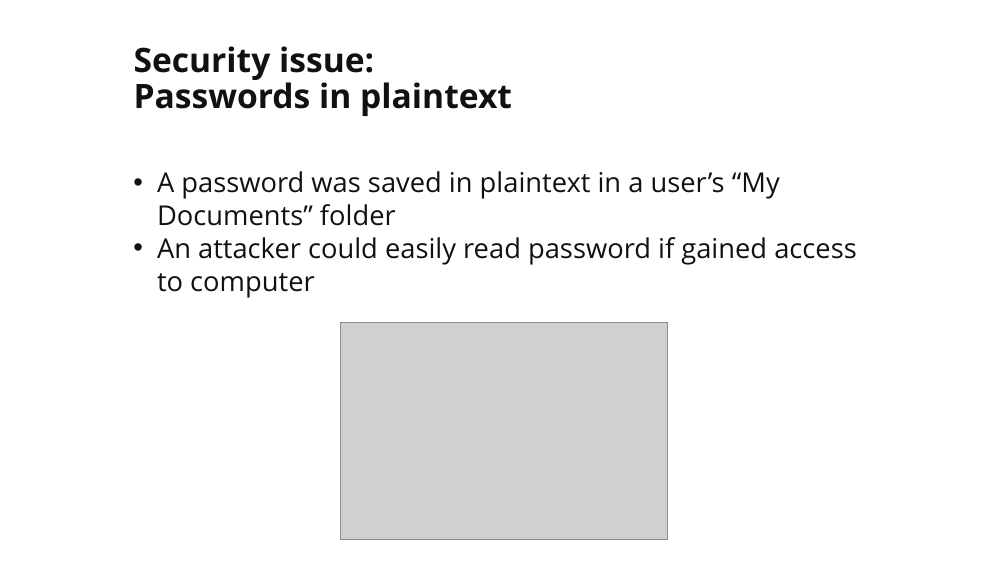
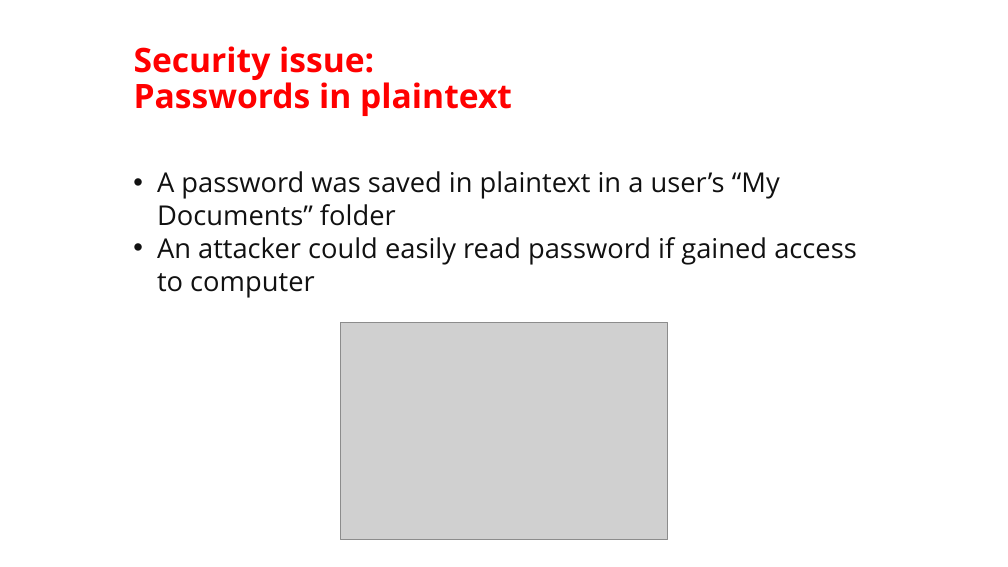
Before and after one commit to martymcflywa/ecu, a slide deck: slide 21 of year_1/sem_2/CSI1101_computer_security/0b_assignment_2_[22MAY15_0900]/dev/CSI1101_PONCE_A2_v03.pptx. Drawn at 1008x567 pixels with LibreOffice and Linux fonts; fonts in the diff are those of the drawing; grey boxes stand for pictures. Boxes give left, top, right and bottom in pixels: in the first picture for what was removed or moved away, otherwise in the second. Text is boxed around its words. In the diff, an @@ line names an element or a change of style, - is before the commit and + after.

```diff
--- a/year_1/sem_2/CSI1101_computer_security/0b_assignment_2_[22MAY15_0900]/dev/CSI1101_PONCE_A2_v03.pptx
+++ b/year_1/sem_2/CSI1101_computer_security/0b_assignment_2_[22MAY15_0900]/dev/CSI1101_PONCE_A2_v03.pptx
@@ title "Security issue: Passwords in plaintext" at (134, 46, 512, 116): text colour #111111 to #FF0000 @@
```
Also in this commit, not shown: 9 other slides changed, 1 slide added.
